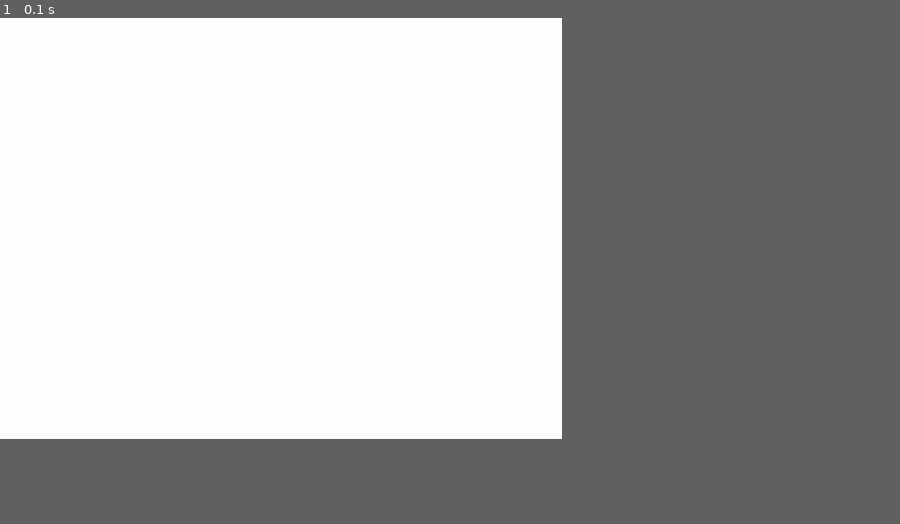
Above: before the commit, frame 1.
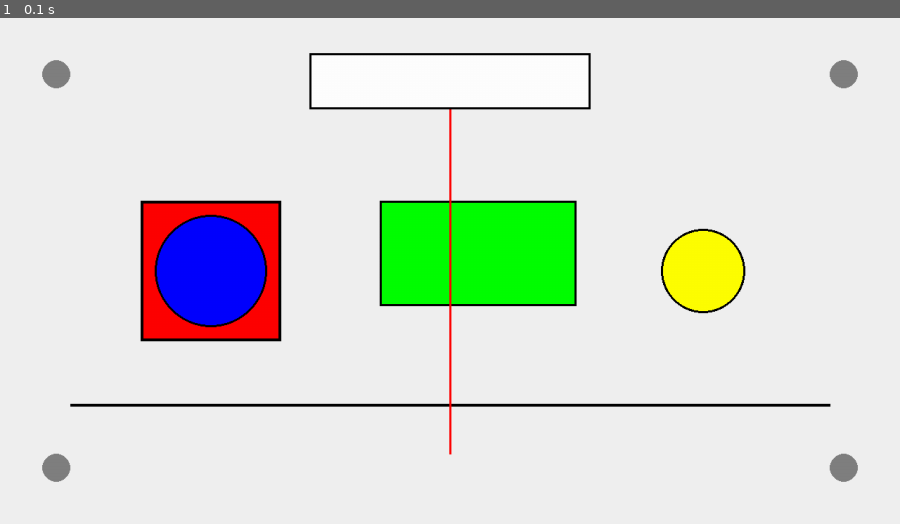
Above: after the commit, the same moment.

Repository: um-computacion/computacion-2025-backgammon-Francomaldonado1
Game: pygame game, started from Backgammon/Interfaces/PygameUI.py
The game is run twice, just before and just after one commit, with the same random seed, the same clock (stepped at 60 frames per second) and the same inputs.
Inputs:
- Up to frame 1 (0.1 s): no input
In our replay, the window is 562x421 before the commit and 900x506 after it. These sizes can differ from the game's own. Grey fills any space a smaller window leaves; there, only what the larger window draws over its background counts as a difference.

The runs differ from the first frame. In frame 1, 12% of the frame differs, in the area x 4-96%, y 6-92%.

Commit message:
Agregando figuras de prueba y cambiando resolución de pantalla de pygame

Diff:
--- a/Backgammon/Interfaces/PygameUI.py
+++ b/Backgammon/Interfaces/PygameUI.py
@@ -3,12 +3,21 @@
 from typing import Tuple, Optional
 
 class PygameUI:
-    def __init__(self, board_width: int = 800, board_height: int = 600):
+    def __init__(self, board_width: int = 1280, board_height: int = 720):
         """Interfaz gráfica para el juego de Backgammon usando pygame."""
         pygame.init()
         self.__screen = pygame.display.set_mode((board_width, board_height))
+        pygame.display.set_caption("Backgammon - Prueba de Interfaz")
         self.__clock = pygame.time.Clock()
         self.__running = True
+
+        # Colores para las figuras de prueba
+        self.__white = (255, 255, 255)
+        self.__black = (0, 0, 0)
+        self.__red = (255, 0, 0)
+        self.__blue = (0, 0, 255)
+        self.__green = (0, 255, 0)
+        self.__gray = (128, 128, 128)
 
     def run(self) -> None:
         """Loop principal del juego."""
@@ -18,11 +27,17 @@
             self.__draw()
             self.__clock.tick(60)  # 60 FPS
 
+        pygame.quit()
+        sys.exit()
+
     def __handle_events(self) -> None:
         """Maneja los eventos del usuario."""
         for event in pygame.event.get():
             if event.type == pygame.QUIT:
                 self.__running = False
+            elif event.type == pygame.KEYDOWN:
+                if event.key == pygame.K_ESCAPE:
+                    self.__running = False
 
     def __update(self) -> None:
         """Actualiza el estado del juego."""
@@ -30,8 +45,51 @@
 
     def __draw(self) -> None:
         """Dibuja todos los elementos en pantalla."""
-        self.__screen.fill((255, 255, 255))  # Fondo blanco
+        # Limpiar pantalla con fondo gris claro
+        self.__screen.fill((240, 240, 240))
+
+        # Dibujar figuras de prueba
+        self.__draw_test_shapes()
+
+        # Actualizar pantalla
         pygame.display.flip()
+
+    def __draw_test_shapes(self) -> None:
+        """Dibuja figuras de prueba para verificar que pygame funciona."""
+
+        # Cuadrado rojo con círculo azul adentro (izquierda)
+        square_rect = pygame.Rect(200, 260, 200, 200)
+        pygame.draw.rect(self.__screen, self.__red, square_rect)
+        pygame.draw.rect(self.__screen, self.__black, square_rect, 4)  # Borde negro
+
+        # Círculo azul dentro del cuadrado
+        circle_center = (square_rect.centerx, square_rect.centery)
+        pygame.draw.circle(self.__screen, self.__blue, circle_center, 80)
+        pygame.draw.circle(self.__screen, self.__black, circle_center, 80, 3)  # Borde negro
+
+        # Rectángulo verde (centro)
+        green_rect = pygame.Rect(540, 260, 280, 150)
+        pygame.draw.rect(self.__screen, self.__green, green_rect)
+        pygame.draw.rect(self.__screen, self.__black, green_rect, 3)
+
+        # Círculo amarillo independiente (derecha)
+        pygame.draw.circle(self.__screen, (255, 255, 0), (1000, 360), 60)
+        pygame.draw.circle(self.__screen, self.__black, (1000, 360), 60, 3)
+
+        # Líneas de prueba (cruz que divide la pantalla)
+        pygame.draw.line(self.__screen, self.__black, (100, 550), (1180, 550), 4)  # Horizontal
+        pygame.draw.line(self.__screen, self.__red, (640, 100), (640, 620), 3)      # Vertical centro
+
+        # Pequeños círculos en las esquinas
+        corners = [(80, 80), (1200, 80), (80, 640), (1200, 640)]
+        for corner in corners:
+            pygame.draw.circle(self.__screen, self.__gray, corner, 20)
+
+        # Título en la parte superior (usando texto básico con formas)
+        # Rectángulo de fondo para el "título"
+        title_rect = pygame.Rect(440, 50, 400, 80)
+        pygame.draw.rect(self.__screen, self.__white, title_rect)
+        pygame.draw.rect(self.__screen, self.__black, title_rect, 3)
 
 if __name__ == "__main__":
     game = PygameUI()
Not shown, added: .gitignore
Not shown, changed: Backgammon/CHANGELOG.md
Not shown, changed: Backgammon/prompts-desarrollo.md
